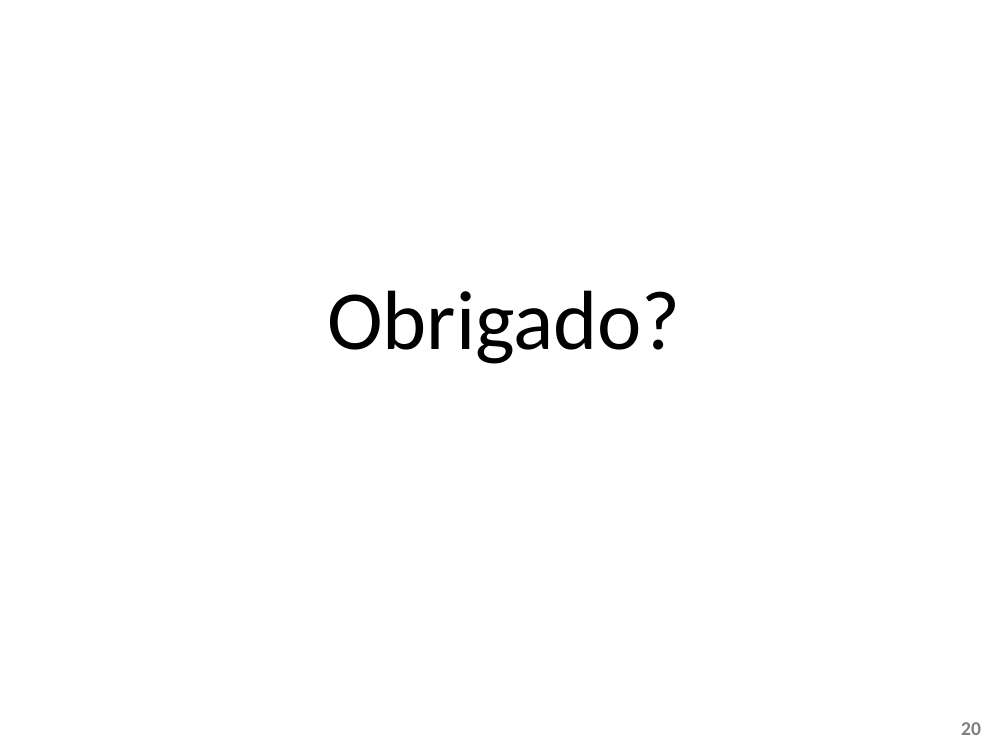
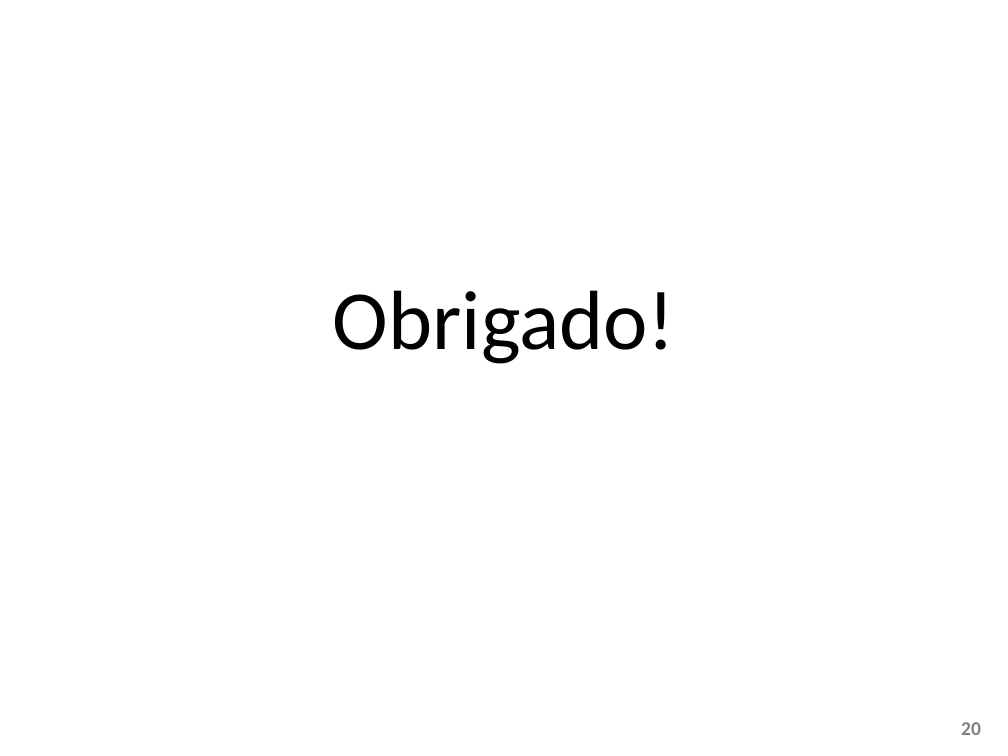
Before and after one commit to hamilton2br/artigo-latex, a slide deck: slide 20 of Apresentacao seguranca informacao.pptx. Drawn at 1008x756 pixels with LibreOffice and Linux fonts; fonts in the diff are those of the drawing. Boxes give left, top, right and bottom in pixels: in the first picture for what was removed or moved away, otherwise in the second. Text is boxed around its words. In the diff, an @@ line names an element or a change of style, - is before the commit and + after.

```diff
--- a/Apresentacao seguranca informacao.pptx
+++ b/Apresentacao seguranca informacao.pptx
@@ title at [333, 290, 675, 364]: text changed @@
-Obrigado?
+Obrigado!
```
Also in this commit, not shown: 3 other files.
